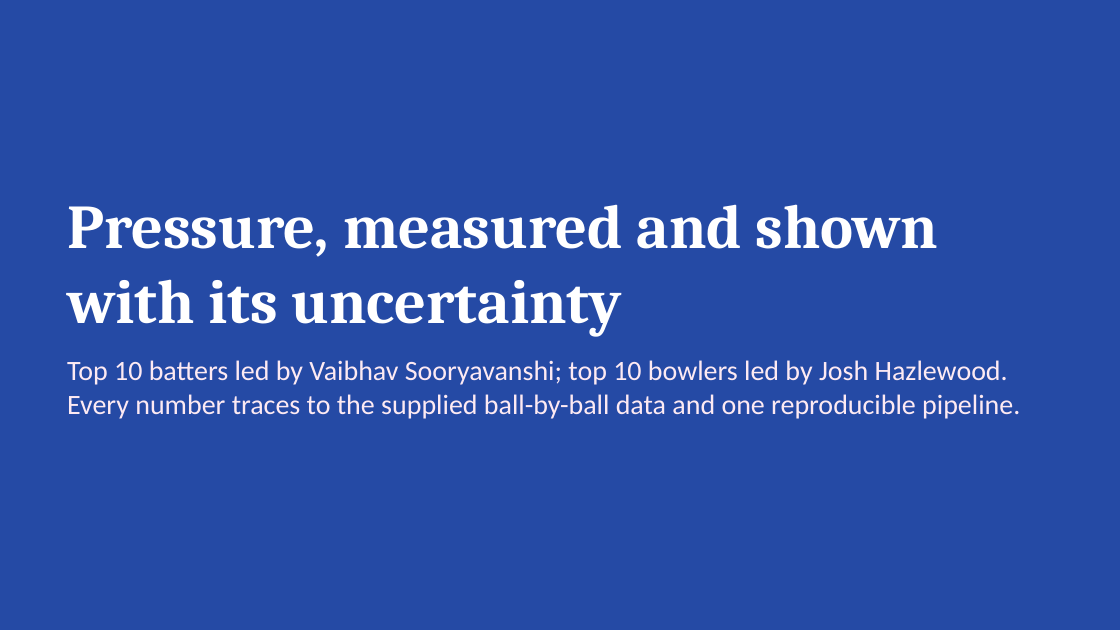
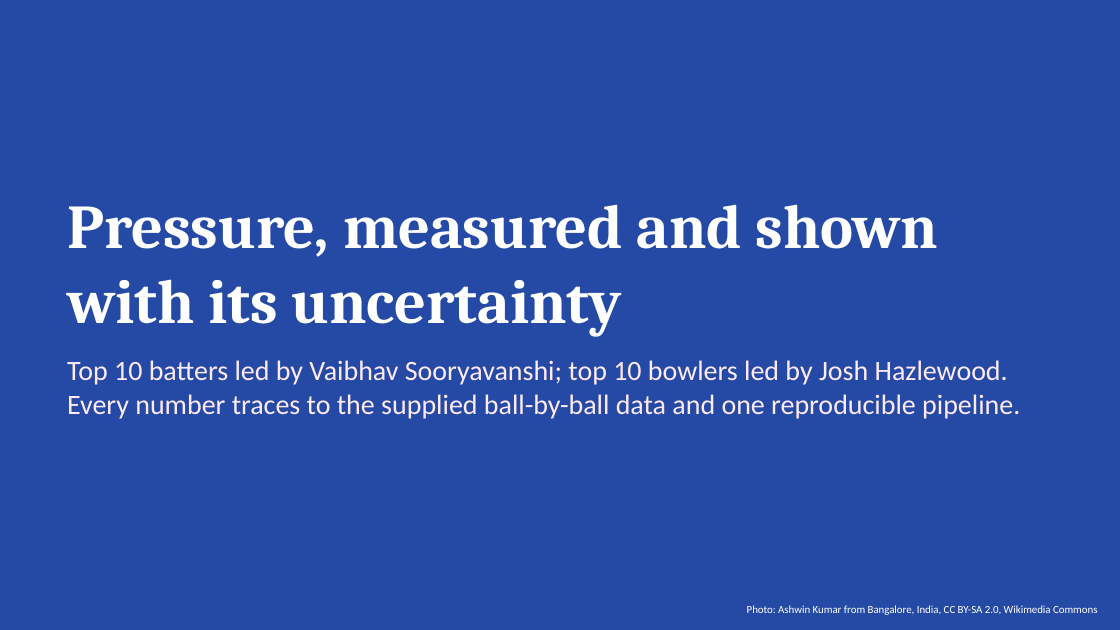
Before and after one commit to GuninderSinghBhatia/superr-selector, a slide deck: slide 19 of reports/SupeRR_Selector_R1.pptx (slide 12 before the commit). Drawn at 1120x630 pixels with LibreOffice and Linux fonts; fonts in the diff are those of the drawing; background and template pictures are left out. Boxes give left, top, right and bottom in pixels: in the first picture for what was removed or moved away, otherwise in the second. Text is boxed around its words. In the diff, an @@ line names an element or a change of style, - is before the commit and + after.

```diff
--- a/reports/SupeRR_Selector_R1.pptx
+++ b/reports/SupeRR_Selector_R1.pptx
@@ rectangle added at (x1=0, y1=0, x2=1120, y2=629), fill #254AA5 at 75% opacity @@
@@ text added at (x1=747, y1=605, x2=1097, y2=615), 7 pt, text #FFFFFF @@
+Photo: Ashwin Kumar from Bangalore, India, CC BY-SA 2.0, Wikimedia Commons
```
Also in this commit, not shown: 5 other slides changed, 8 slides added, 11 other files.
